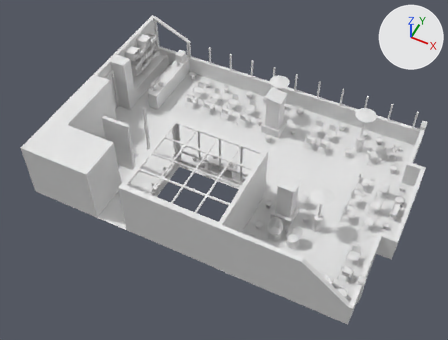
One commit to the glTF model public/models/baked.glb: the scene before it, then after it.
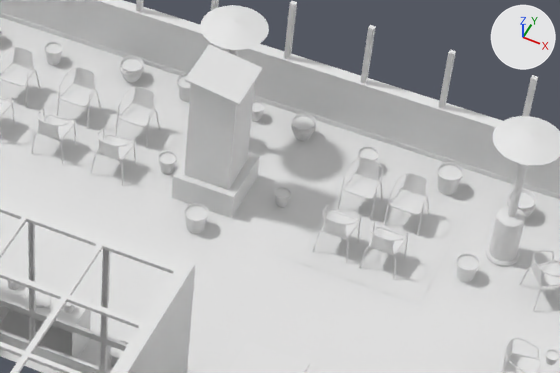
The first picture shows the older version from a 50 mm camera at (26.6, -45.7, 52.8) aimed at (6.2, -5.0, 1.9). The close-ups show both versions on the part from 47% to 84% of the width and 22% to 54% of the height of that picture. The axes (+X, +Y, +Z) are drawn at upper right. The lights are the same throughout. Where no turn or scale is listed for an object, it has been applied to the vertices.

The older version as bpy lines, for what is in view:
```python
me_cube_016 = bpy.data.meshes.new('Cube.016')
me_cube_016.from_pydata(...)  # 621 vertices, 1077 faces; spans x -35.9..1.8, y -3.0..23.1, z -2.8..4.1
me_cube_236 = bpy.data.meshes.new('Cube.236')
me_cube_236.from_pydata(...)  # 46 vertices, 72 faces; spans x -1.18..1.14, y -1.08..1.24, z -5.05..0.51
me_cylinder_196 = bpy.data.meshes.new('Cylinder.196')
me_cylinder_196.from_pydata(...)  # 22801 vertices, 38354 faces; spans x -26.0..11.7, y -6.2..19.9, z -0.9..6.0
ob_master = bpy.data.objects.new('master', me_cylinder_196)
ob_master.location = (14.3, -9.4, 0.95)
ob_promobooth = bpy.data.objects.new('promoBooth', me_cube_236)
ob_promobooth.location = (7.88, 5.09, 5.07)
ob_walls = bpy.data.objects.new('walls', me_cube_016)
ob_walls.location = (24.15, -12.56, 2.82)
```
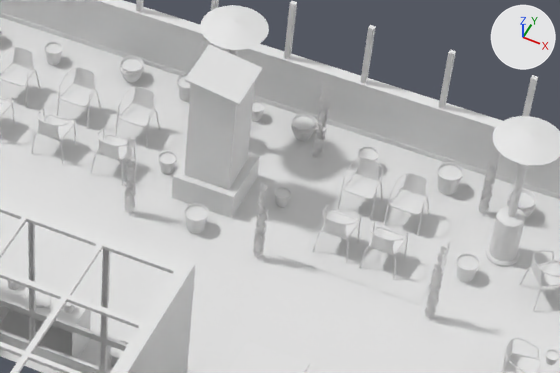
Patch to the scene script:
```diff
--- a/public/models/baked.glb.py
+++ b/public/models/baked.glb.py
@@ me_vine_bunch_flat_large2_aistandardsurface1_0_032 @@
+me_vine_bunch_flat_large2_aistandardsurface1_0_032.from_pydata(...)  # 7943 vertices, 4997 faces; spans x -16.9..7.0, y -17.3..5.6, z -1.8..1.8
@@ ob_vines @@
+ob_vines = bpy.data.objects.new('vines', me_vine_bunch_flat_large2_aistandardsurface1_0_032)
+ob_vines.location = (10.55, 2.83, 1.86)
```

Pixel boxes [x1, y1, x2, y2] of what changed, in the close-ups (560 x 373 px):
'vines', added
    after: [124, 41, 501, 319]
